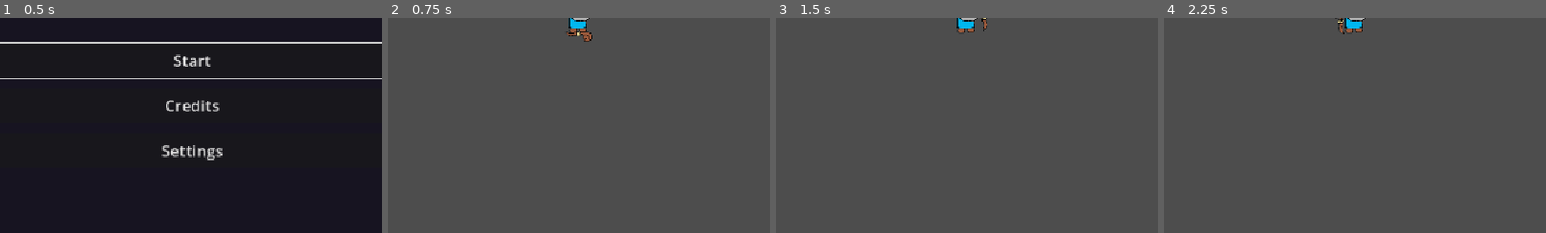
Above: before the commit, frames 1-4 (left to right).
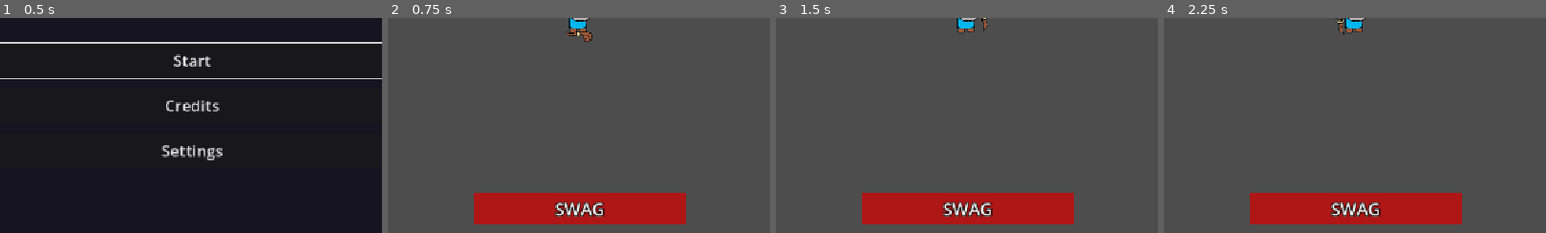
Above: after the commit, the same moments.

Repository: LeyuDing/SteelHacks2026
Game: Godot game, scene res://Scenes/main_menu.tscn
The game is run twice, just before and just after one commit, with the same random seed, the same clock (stepped at 60 frames per second) and the same inputs. The engine's default icon, where the game draws it, is replaced by a stand-in: a white triangle on a blue panel in a dark square.
Inputs (mouse positions are % of the whole screen's width and height, from its top left):
- Up to frame 1 (0.5 s): no input
- Up to frame 2 (0.75 s): click "Start" at 0.5 s
- Up to frame 3 (1.5 s): tap Enter at 1.25 s; move the mouse to (72, 45) at 1.27 s; hold Right (ui_right) from 1.28 s (still down)
- Up to frame 4 (2.25 s): move the mouse to (30, 55) at 2.02 s; release Right (ui_right) at 2.03 s; hold Down (ui_down) from 2.03 s (still down)
The pictures show only the part of the screen within x 25-75%, y 50-100%; the shares and areas given below are measured in that part.

Frame 1 is identical in both runs. In frame 2, 8.0% of the frame differs, in the area x 22-78%, y 81-96%; in frame 3, 8.0%; in frame 4, 8.0%.

Commit message:
Add player health bar HUD
Bottom-center square health bar showing HP as a percentage filled from
the left (shrinks from the right as damage is taken), semi-transparent
red fill over a semi-transparent dark backing, with an opaque
white-on-black-outline "SWAG" label centered on top. Adds max_HP to the
player so the fill fraction can be computed, and clamps HP at 0 in
take_damage.

Co-Authored-By: Claude Sonnet 5 <noreply@anthropic.com>

Diff:
--- a/Scenes/main_scene.tscn
+++ b/Scenes/main_scene.tscn
@@ -5,6 +5,7 @@
 [ext_resource type="Texture2D" uid="uid://528og3rokxnr" path="res://icon.svg" id="2_jv6wh"]
 [ext_resource type="Script" uid="uid://jhteooycqyun" path="res://Scripts/enemy_spawner.gd" id="3_jv6wh"]
 [ext_resource type="Script" path="res://Scripts/clock_display.gd" id="4_clock"]
+[ext_resource type="Script" path="res://Scripts/health_bar.gd" id="5_healthbar"]
 
 [sub_resource type="NavigationPolygon" id="NavigationPolygon_x6ack"]
 vertices = PackedVector2Array(1920, 1516.5469, 1919.0703, 1920, -1920, 1920, -1920, -1920, 1920, -1920)
@@ -38,6 +39,9 @@
 text = "00:00"
 horizontal_alignment = 1
 script = ExtResource("4_clock")
+
+[node name="HealthBar" type="Control" parent="UI"]
+script = ExtResource("5_healthbar")
 
 [node name="NavigationRegion2D" type="NavigationRegion2D" parent="." unique_id=966248076]
 navigation_polygon = SubResource("NavigationPolygon_x6ack")
--- a/Scripts/character_body_2d.gd
+++ b/Scripts/character_body_2d.gd
@@ -4,6 +4,7 @@
 const SPEED = 300.0
 
 @export var HP = 10.0
+@export var max_HP = 10.0
 
 func _onready():
 	# Makes the camera attach to the player the main one
@@ -29,4 +30,4 @@
 	move_and_slide()
 
 func take_damage(damage : int):
-	HP -= damage
+	HP = max(HP - damage, 0.0)
--- /dev/null
+++ b/Scripts/health_bar.gd
@@ -0,0 +1,110 @@
+extends Control
+
+## Bottom-of-screen HUD showing the player's health as a square (sharp-cornered)
+## bar, centered horizontally at the bottom of the screen.
+##
+## The bar fills red from the left; as the player takes damage the red
+## portion shrinks from the right, tracking HP / max_HP. Both the red fill
+## and the empty-portion backing are semi-transparent so the arena stays
+## visible through the bar, while the "SWAG" label on top is fully opaque.
+##
+## HP is read straight from the player's HP/max_HP every _process() frame
+## (same pattern as Scripts/spell_cooldown_bar.gd), so the bar updates the
+## instant damage is taken with no signal wiring required.
+
+@export var bar_width : float = 320.0
+@export var bar_height : float = 48.0
+@export var bottom_margin : float = 12.0
+
+@export var empty_color : Color = Color(0.12, 0.12, 0.12, 0.55)
+@export var fill_color : Color = Color(0.85, 0.05, 0.05, 0.75)
+@export var label_font_size : int = 26
+@export var label_outline_size : int = 6
+
+@onready var player = get_tree().current_scene.get_node_or_null("PlayerCharacter")
+
+var _empty_panel : Panel
+var _fill_panel : Panel
+var _label : Label
+
+
+func _ready() -> void:
+	_build()
+	_layout()
+
+
+func _build() -> void:
+	_empty_panel = Panel.new()
+	_empty_panel.name = "Empty"
+	_empty_panel.mouse_filter = Control.MOUSE_FILTER_IGNORE
+	add_child(_empty_panel)
+
+	_fill_panel = Panel.new()
+	_fill_panel.name = "Fill"
+	_fill_panel.mouse_filter = Control.MOUSE_FILTER_IGNORE
+	add_child(_fill_panel)
+
+	_label = Label.new()
+	_label.name = "SwagLabel"
+	_label.text = "SWAG"
+	_label.horizontal_alignment = HORIZONTAL_ALIGNMENT_CENTER
+	_label.vertical_alignment = VERTICAL_ALIGNMENT_CENTER
+	_label.mouse_filter = Control.MOUSE_FILTER_IGNORE
+	add_child(_label)
+
+
+func _layout() -> void:
+	anchor_left = 0.5
+	anchor_right = 0.5
+	anchor_top = 1.0
+	anchor_bottom = 1.0
+	grow_horizontal = Control.GROW_DIRECTION_BOTH
+	offset_left = -bar_width / 2.0
+	offset_right = bar_width / 2.0
+	offset_top = -(bar_height + bottom_margin)
+	offset_bottom = -bottom_margin
+
+	var empty_style := StyleBoxFlat.new()
+	empty_style.corner_radius_top_left = 0
+	empty_style.corner_radius_top_right = 0
+	empty_style.corner_radius_bottom_left = 0
+	empty_style.corner_radius_bottom_right = 0
+	empty_style.bg_color = empty_color
+
+	var fill_style := StyleBoxFlat.new()
+	fill_style.corner_radius_top_left = 0
+	fill_style.corner_radius_top_right = 0
+	fill_style.corner_radius_bottom_left = 0
+	fill_style.corner_radius_bottom_right = 0
+	fill_style.bg_color = fill_color
+
+	_empty_panel.position = Vector2.ZERO
+	_empty_panel.size = Vector2(bar_width, bar_height)
+	_empty_panel.add_theme_stylebox_override("panel", empty_style)
+
+	_fill_panel.position = Vector2.ZERO
+	_fill_panel.size = Vector2(bar_width, bar_height)
+	_fill_panel.add_theme_stylebox_override("panel", fill_style)
+
+	_label.position = Vector2.ZERO
+	_label.size = Vector2(bar_width, bar_height)
+	_label.add_theme_font_size_override("font_size", label_font_size)
+	_label.add_theme_color_override("font_color", Color(1, 1, 1, 1))
+	_label.add_theme_color_override("font_outline_color", Color(0, 0, 0, 1))
+	_label.add_theme_constant_override("outline_size", label_outline_size)
+
+
+func _process(_delta: float) -> void:
+	if player == null:
+		return
+
+	var hp : float = player.get("HP")
+	var max_hp : float = player.get("max_HP")
+
+	var fraction := 0.0
+	if max_hp > 0.0:
+		fraction = clampf(hp / max_hp, 0.0, 1.0)
+
+	# Fill shrinks from the right as HP drops, leaving the empty backing
+	# (drawn underneath, full width) exposed on the right side.
+	_fill_panel.size.x = bar_width * fraction
